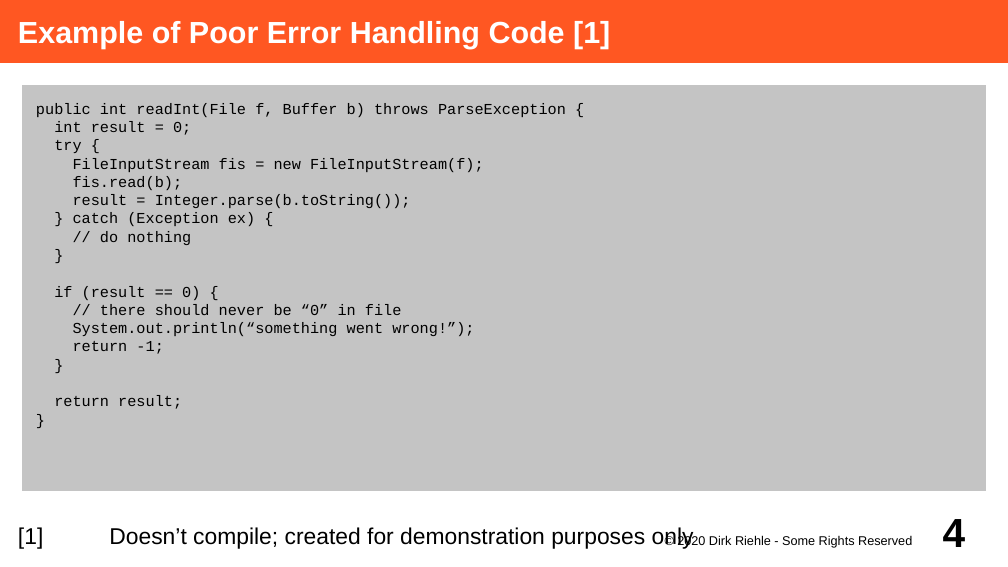
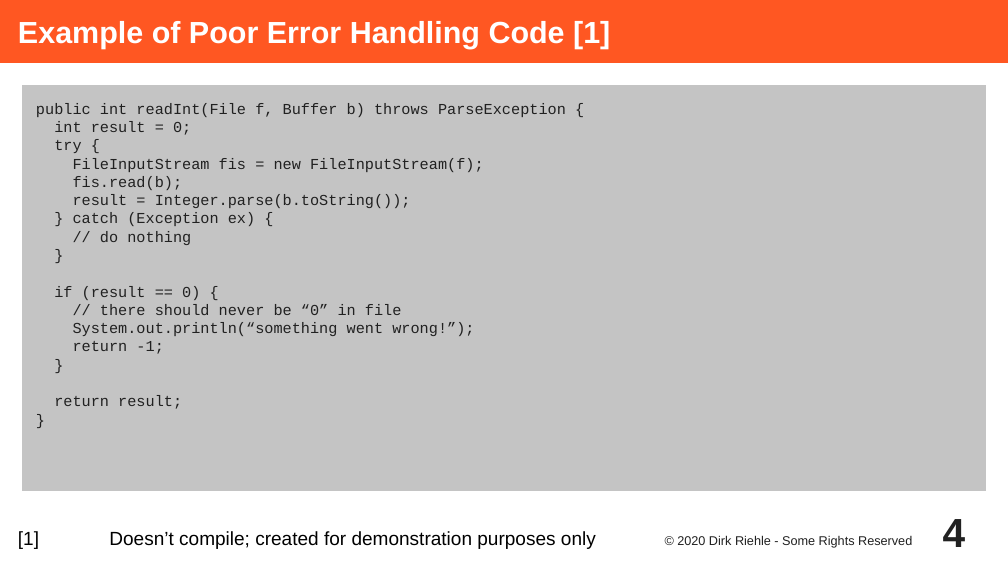
Before and after one commit to dirkriehle/adap-course, a slide deck: slide 4 of Lecture Slides/ADAP C06 - Error Handling.odp. Drawn at 1008x567 pixels with LibreOffice and Linux fonts; fonts in the diff are those of the drawing. Boxes give left, top, right and bottom in pixels: in the first picture for what was removed or moved away, otherwise in the second. Text is boxed around its words. In the diff, an @@ line names an element or a change of style, - is before the commit and + after.

```diff
--- a/Lecture Slides/ADAP C06 - Error Handling.odp
+++ b/Lecture Slides/ADAP C06 - Error Handling.odp
@@ text "[1] Doesn’t compile; created for ..." at bbox=[18, 531, 596, 549]: size 18 to 15 pt @@
@@ text colour #000000 to #212121 in 3 elements at bbox=[18, 81, 991, 496], bbox=[677, 535, 912, 548], bbox=[943, 519, 966, 547] @@
```
Also in this commit, not shown: 40 other slides changed, 15 other files.
